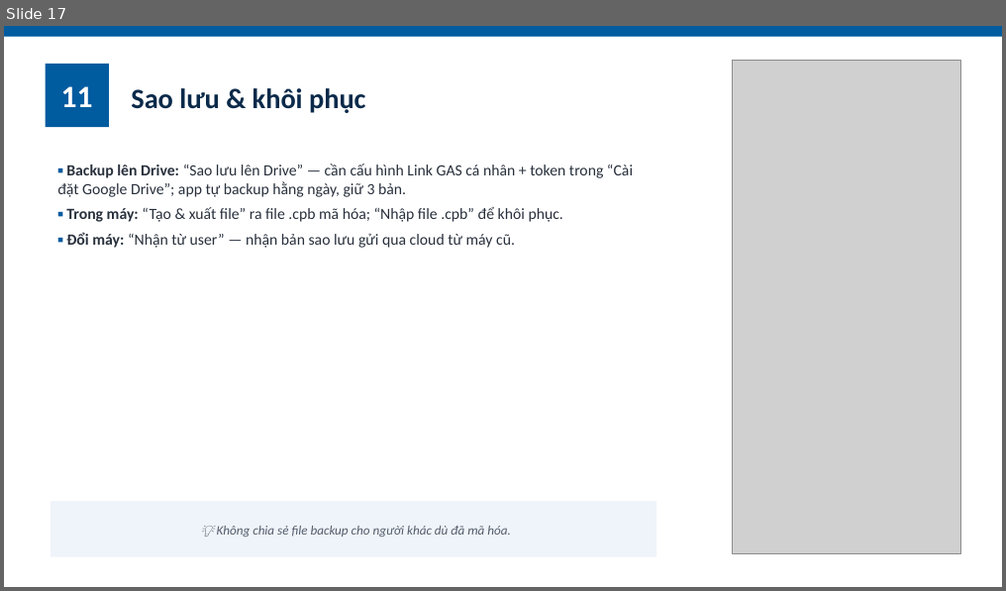
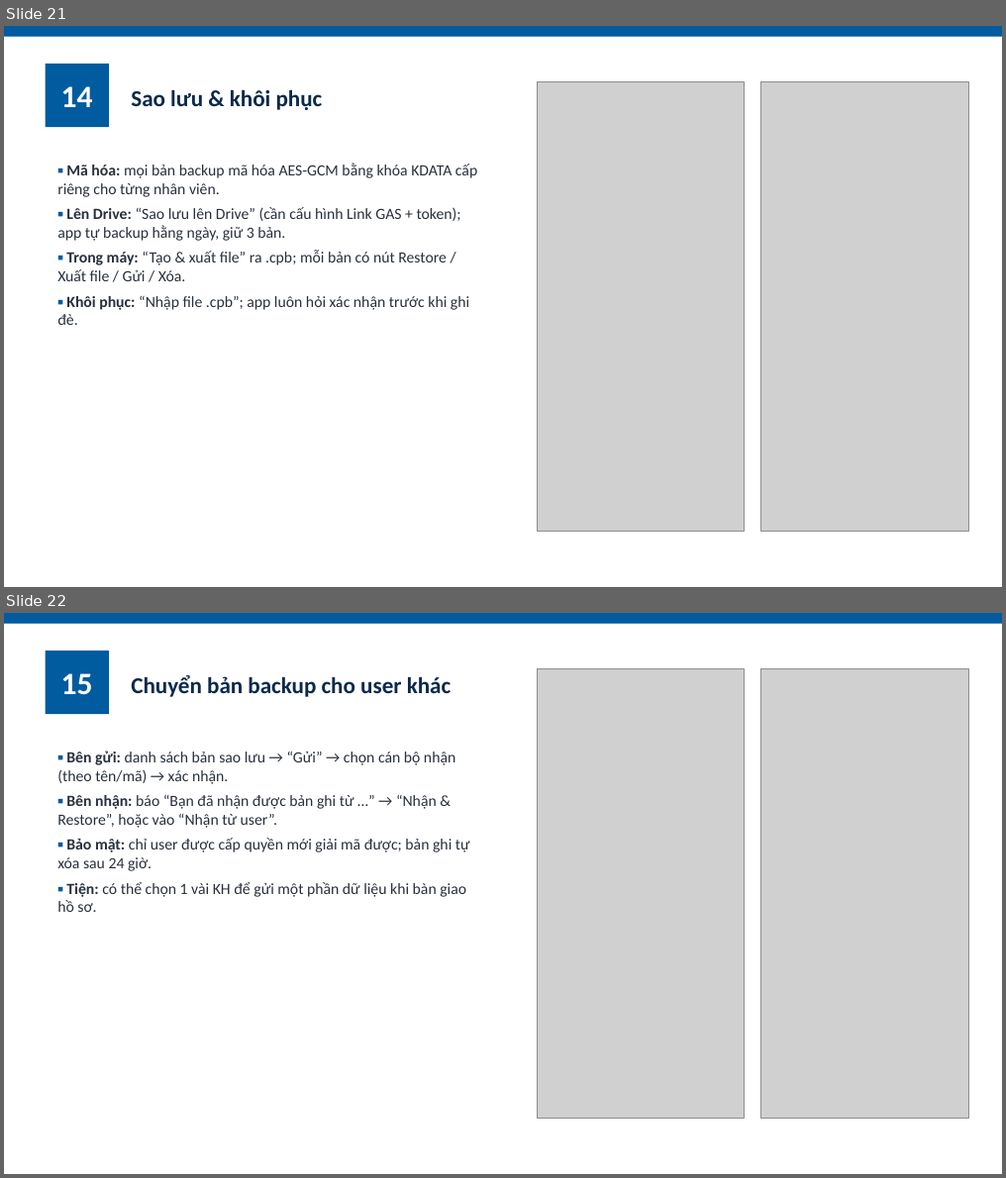
Before and after one commit to hungnq131193-ux/ClientPro, a slide deck: docs/ClientPro_HuongDanSuDung.pptx. Shown one above the other, each under a label of ours: slide 17 before the commit, slides 21 and 22 after it. The pictures are 1006x591 and 1006x1178 pixels, drawn with LibreOffice and Linux fonts; fonts in the diff are those of the drawing; grey boxes stand for pictures. Boxes give left, top, right and bottom in pixels: in the first picture for what was removed or moved away, otherwise in the second. Text is boxed around its words. In the diff, an @@ line names an element or a change of style, - is before the commit and + after.

```diff
--- a/docs/ClientPro_HuongDanSuDung.pptx
+++ b/docs/ClientPro_HuongDanSuDung.pptx
@@ slide 22 added at <box>4,613,1002,1174</box>, background #FFFFFF @@
@@ rectangle added at <box>4,613,1002,624</box>, fill #005B9F @@
@@ rectangle added at <box>46,651,109,714</box>, fill #005B9F, 30 pt, text #FFFFFF, bold @@
+15
@@ picture added at <box>537,669,745,1118</box> @@
@@ picture added at <box>761,669,968,1118</box> @@
@@ text added at <box>131,675,450,697</box>, 22 pt, text #0B2A4A, bold @@
+Chuyển bản backup cho user khác
@@ text added at <box>57,751,470,912</box>, 15 pt, text #28303C @@
+▪ Bên gửi: danh sách bản sao lưu → “Gửi” → chọn cán bộ nhận (theo tên/mã) → xác nhận.
+▪ Bên nhận: báo “Bạn đã nhận được bản ghi từ …” → “Nhận & Restore”, hoặc vào “Nhận từ user”.
+▪ Bảo mật: chỉ user được cấp quyền mới giải mã được; bản ghi tự xóa sau 24 giờ.
+▪ Tiện: có thể chọn 1 vài KH để gửi một phần dữ liệu khi bàn giao hồ sơ.
@@ what was slide 17 is now slide 21 @@
@@ slide 21 changed as well @@
@@ text "Sao lưu & khôi phục" at <box>131,89,323,110</box>: size 27 to 22 pt @@
@@ picture added at <box>537,82,745,531</box> @@
@@ picture: place and size @@
-picture at <box>733,60,960,554</box>
+picture at <box>761,82,968,531</box>
@@ text in rectangle at <box>61,86,93,107</box>: text changed @@
-11
+14
@@ text at <box>57,163,477,325</box>: text changed @@
-▪ Backup lên Drive: “Sao lưu lên Drive” — cần cấu hình Link GAS cá nhân + token trong “Cài đặt Google Drive”; app tự backup hằng ngày, giữ 3 bản.
-▪ Trong máy: “Tạo & xuất file” ra file .cpb mã hóa; “Nhập file .cpb” để khôi phục.
-▪ Đổi máy: “Nhận từ user” — nhận bản sao lưu gửi qua cloud từ máy cũ.
+▪ Mã hóa: mọi bản backup mã hóa AES-GCM bằng khóa KDATA cấp riêng cho từng nhân viên.
+▪ Lên Drive: “Sao lưu lên Drive” (cần cấu hình Link GAS + token); app tự backup hằng ngày, giữ 3 bản.
+▪ Trong máy: “Tạo & xuất file” ra .cpb; mỗi bản có nút Restore / Xuất file / Gửi / Xóa.
+▪ Khôi phục: “Nhập file .cpb”; app luôn hỏi xác nhận trước khi ghi đè.
@@ rectangle removed at <box>51,501,656,558</box> @@
-💡 Không chia sẻ file backup cho người khác dù đã mã hóa.
```
Also in this commit, not shown: 16 other slides changed, 5 other slides added, 1 slide removed, 1 other file.
